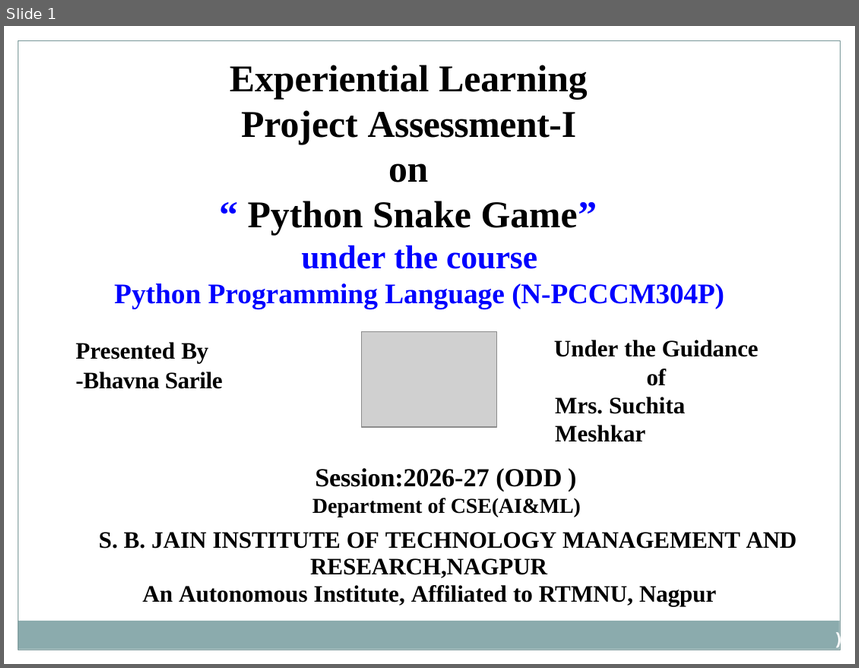
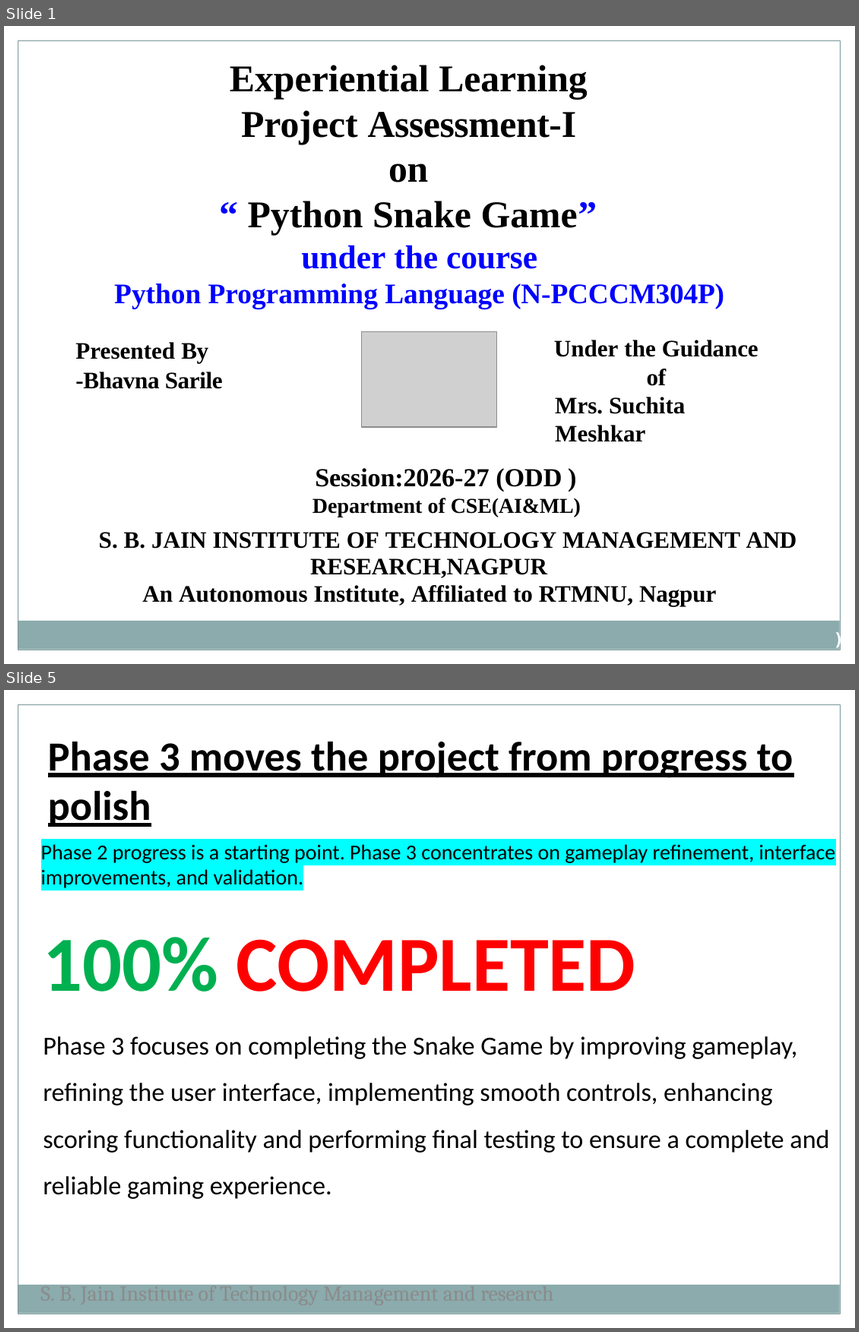
Before and after one commit to bhavnasml25-ship-it/Snake-Game-3d, a slide deck: Python.pptx. Shown one above the other, each under a label of ours: slide 1 before the commit, slides 1 and 5 after it; the slides between them are not shown. The pictures are 859x668 and 859x1332 pixels, drawn with LibreOffice and Linux fonts; fonts in the diff are those of the drawing; grey boxes stand for pictures. Boxes give left, top, right and bottom in pixels: in the first picture for what was removed or moved away, otherwise in the second. Text is boxed around its words. In the diff, an @@ line names an element or a change of style, - is before the commit and + after.

```diff
--- a/Python.pptx
+++ b/Python.pptx
@@ slide 5 added at bbox=[4, 690, 855, 1328], background #FFFFFF; not listed: 2 template elements that a slide beside it also shows @@
@@ text added at bbox=[48, 741, 794, 827], 35 pt, text #000000, bold, underline @@
+Phase 3 moves the project from progress to polish
@@ text added at bbox=[41, 844, 836, 888], 18 pt, text #000000 @@
+Phase 2 progress is a starting point. Phase 3 concentrates on gameplay refinement, interface improvements, and validation.
@@ text added at bbox=[43, 937, 636, 992], 66 pt, text #FF0000, bold @@
+100% COMPLETED
@@ text added at bbox=[43, 1037, 829, 1199], 22 pt, text #000000 @@
+Phase 3 focuses on completing the Snake Game by improving gameplay, refining the user interface, implementing smooth controls, enhancing scoring functionality and performing final testing to ensure a complete and reliable gaming experience.
@@ text added at bbox=[40, 1281, 553, 1285], 18 pt, text #8B8B8B @@
+S. B. Jain Institute of Technology Management and research
```
Also in this commit, not shown: 3 slides changed, 2 other slides added, 3 slides removed.
